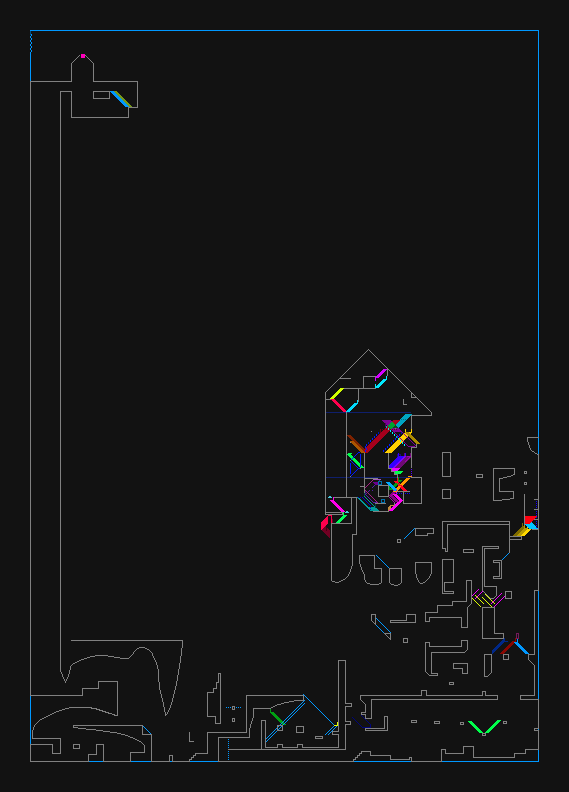
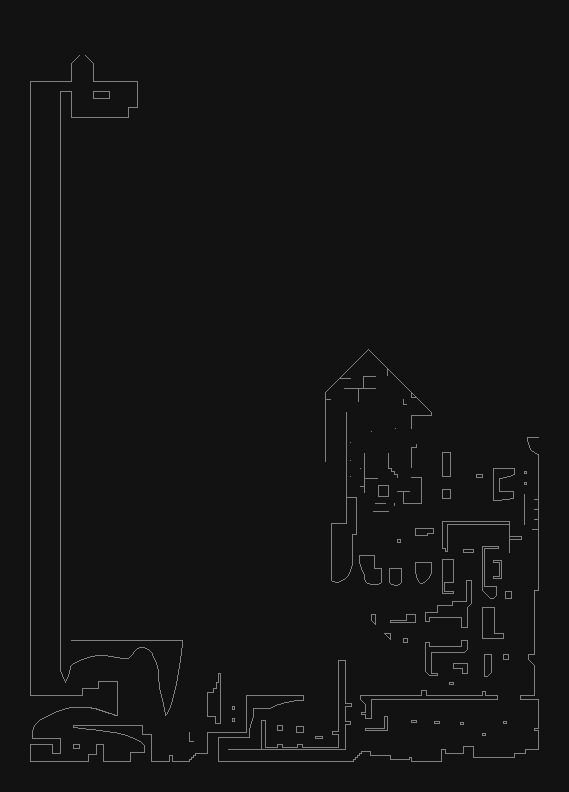
Two versions of the same layered image (569x792). Layer-by-layer changes:
painted on "collisions" over [30, 37, 539, 762]
hid "gameplay_guidelines", painted on it over [30, 30, 539, 762]
